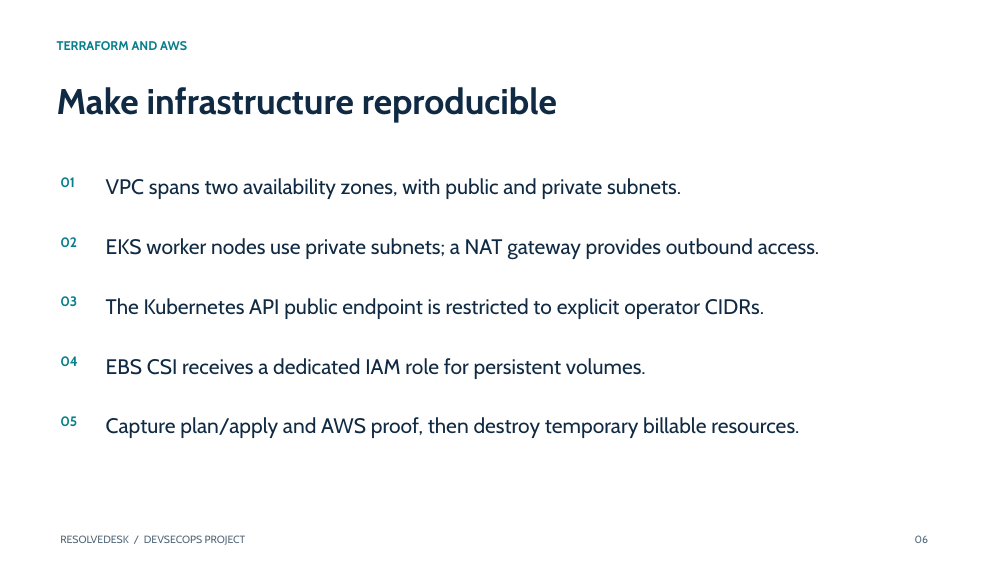
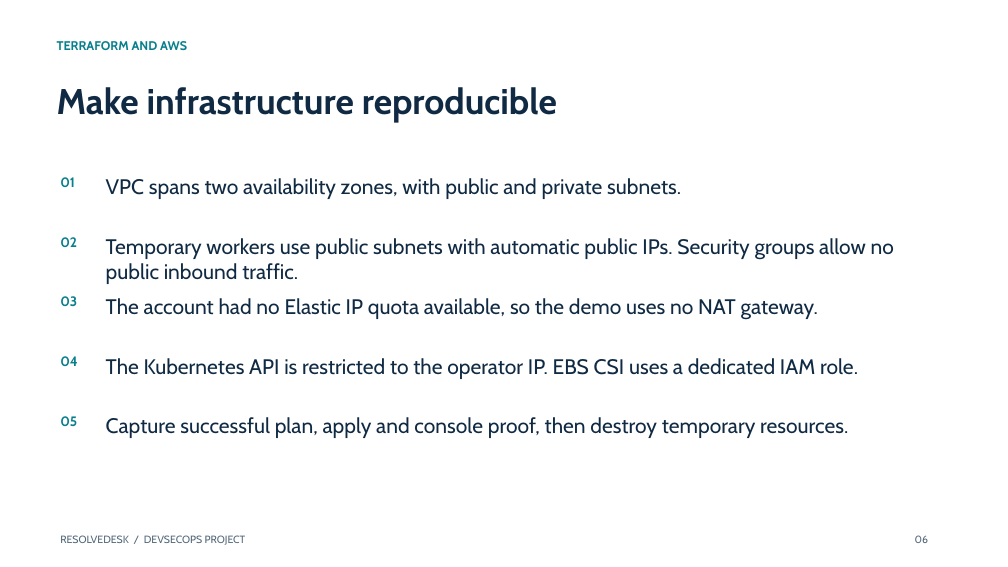
Before and after one commit to dibyo10/resolvedesk-devsecops, a slide deck: slide 6 of demo/presentation.pptx. Drawn at 1008x567 pixels with LibreOffice and Linux fonts; fonts in the diff are those of the drawing. Boxes give left, top, right and bottom in pixels: in the first picture for what was removed or moved away, otherwise in the second. Text is boxed around its words. In the diff, an @@ line names an element or a change of style, - is before the commit and + after.

Commit message:
infra: recover EKS networking without consuming existing Elastic IP quota

```diff
--- a/demo/presentation.pptx
+++ b/demo/presentation.pptx
@@ text at [106, 238, 894, 284]: text changed @@
-EKS worker nodes use private subnets; a NAT gateway provides outbound access.
+Temporary workers use public subnets with automatic public IPs. Security groups allow no public inbound traffic.
@@ text at [106, 298, 818, 320]: text changed @@
-The Kubernetes API public endpoint is restricted to explicit operator CIDRs.
+The account had no Elastic IP quota available, so the demo uses no NAT gateway.
@@ text at [106, 358, 858, 379]: text changed @@
-EBS CSI receives a dedicated IAM role for persistent volumes.
+The Kubernetes API is restricted to the operator IP. EBS CSI uses a dedicated IAM role.
@@ text at [106, 417, 848, 438]: text changed @@
-Capture plan/apply and AWS proof, then destroy temporary billable resources.
+Capture successful plan, apply and console proof, then destroy temporary resources.
```
Also in this commit, not shown: 14 other files.
